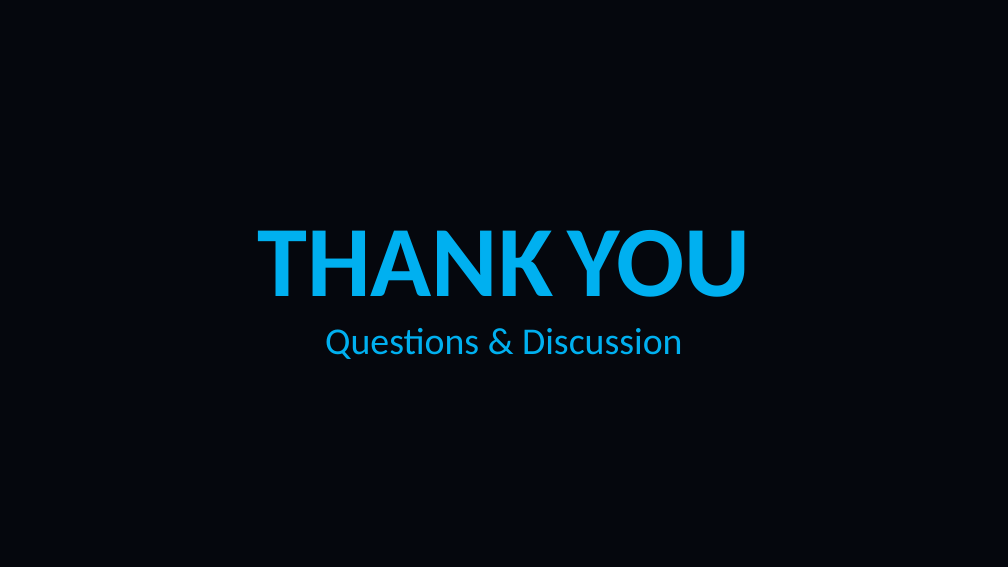
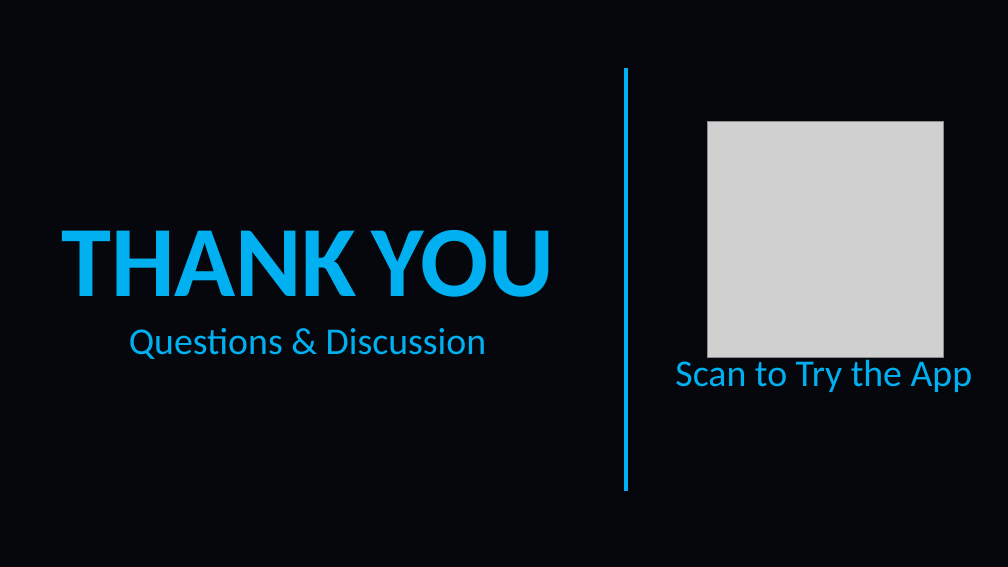
Before and after one commit to mohamed-55ai/predictive-maintenance-system, a slide deck: slide 21 of Predictive_Maintenance_Presentation.pptx. Drawn at 1008x567 pixels with LibreOffice and Linux fonts; fonts in the diff are those of the drawing; grey boxes stand for pictures. Boxes give left, top, right and bottom in pixels: in the first picture for what was removed or moved away, otherwise in the second. Text is boxed around its words. In the diff, an @@ line names an element or a change of style, - is before the commit and + after.

Commit message:
docs: Update presentation with QR code

```diff
--- a/Predictive_Maintenance_Presentation.pptx
+++ b/Predictive_Maintenance_Presentation.pptx
@@ line added from (626, 69) to (626, 492), #00B0F0 3 pt @@
@@ picture added at (707,122,943,358) @@
@@ text "THANK YOU": place and size @@
-text "THANK YOU" at (258,230,750,359)
+text "THANK YOU" at (61,230,553,359)
@@ text added at (675,354,973,392), 36 pt, text #00B0F0 @@
+Scan to Try the App
```
